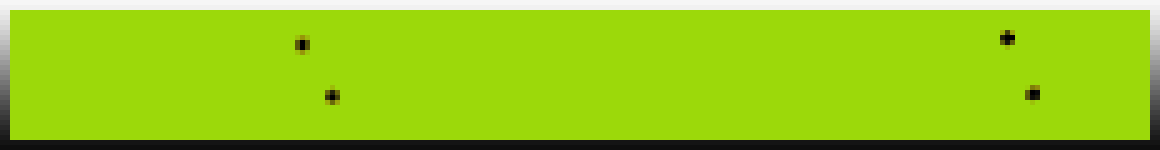
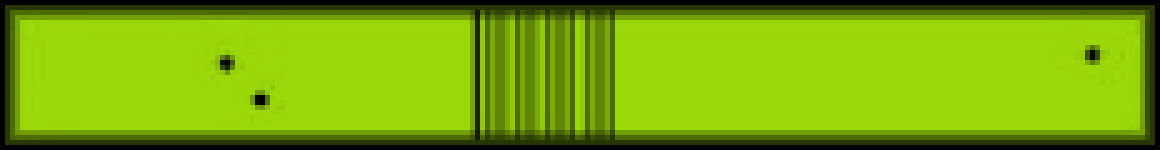
Two versions of the same layered image (1160 × 150). Layer-by-layer changes:
added layer "Fold" (multiply) above "Series 4" over (0, 0, 1160, 150)
added group "Series 3" with 17 layers over (0, 0, 1160, 150)
showed "3-16", blend darken → multiply, moved it into group "Series 3" over (10, 10, 1150, 140)
hid "3-12", blend darken → multiply, moved it into group "Series 3" over (10, 10, 1150, 140)
moved "S3 Background" into group "Series 3" over (0, 0, 1160, 150)
